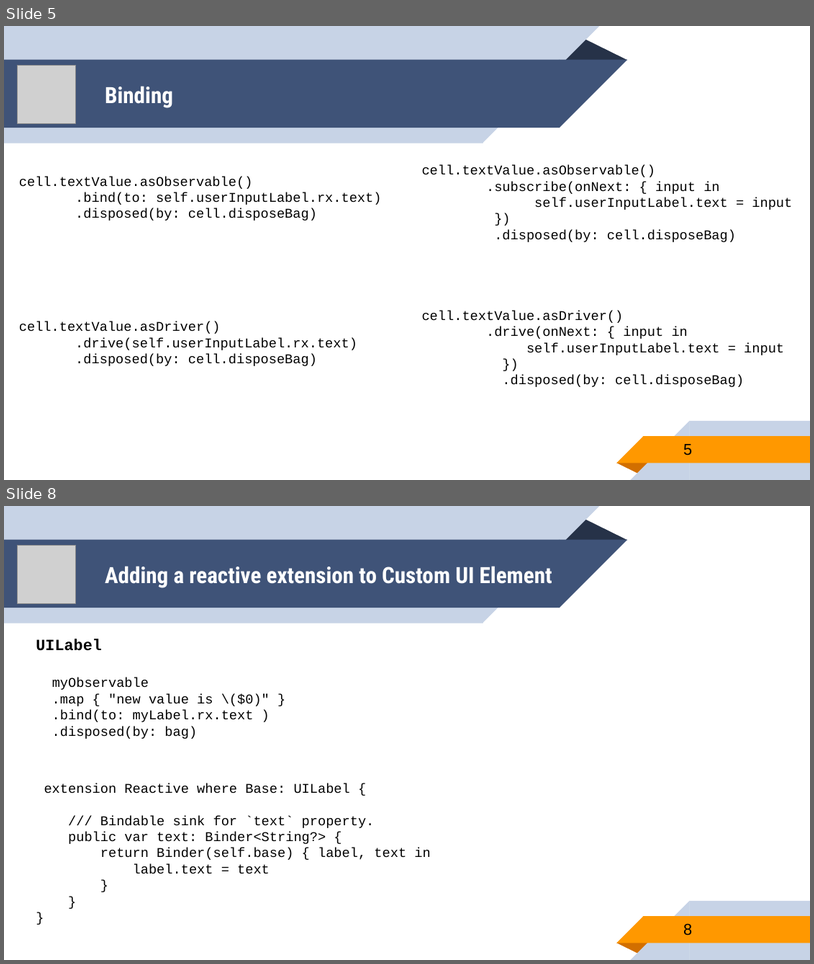
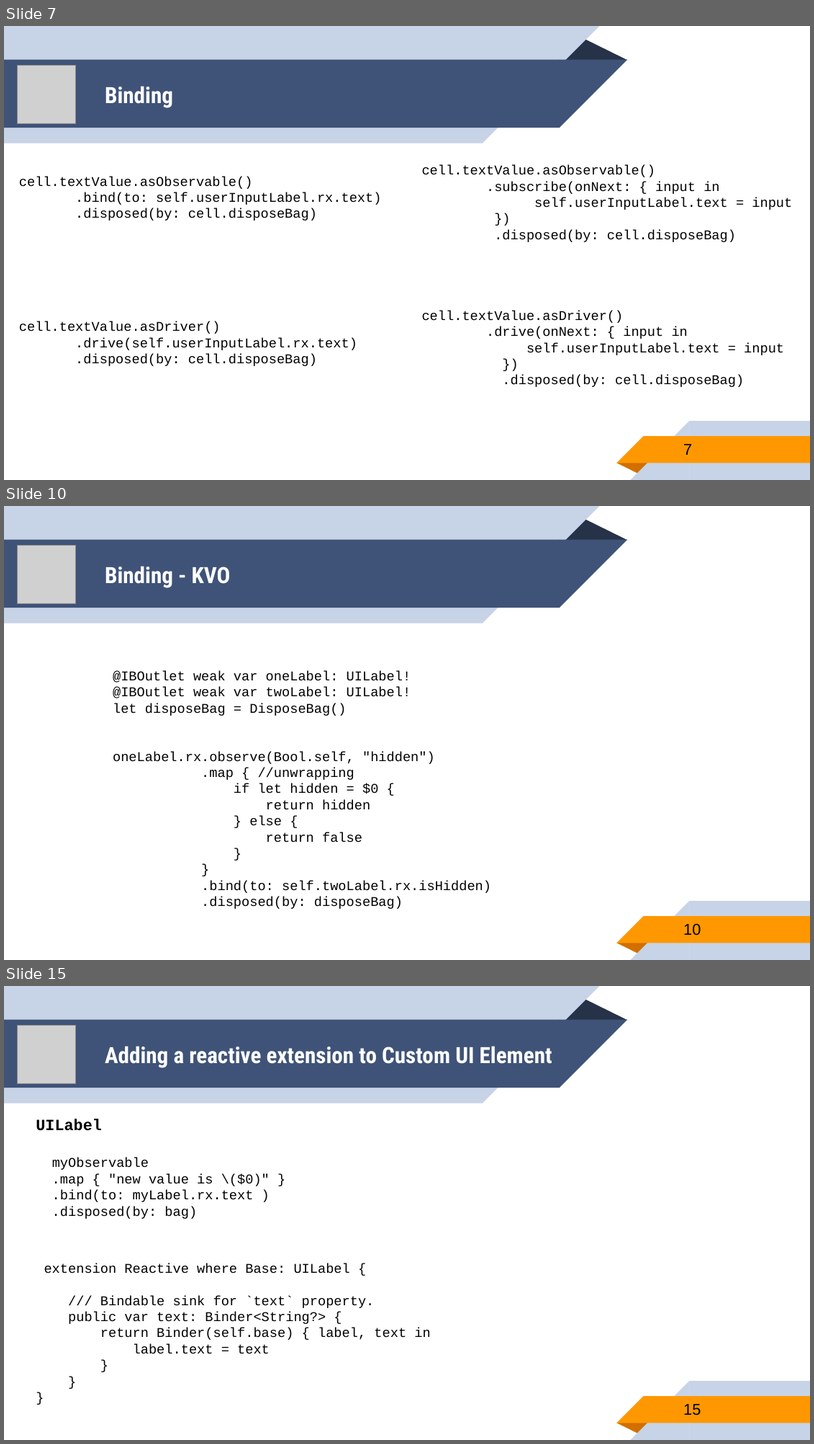
Before and after one commit to younghwankim/RxSwiftClass, a slide deck: AdvancedRxSwift/day4/AdvancedRxSwift4.pptx. Shown one above the other, each under a label of ours: slides 5 and 8 before the commit, slides 7, 10 and 15 after it; the slides between them are not shown. The pictures are 814x964 and 814x1444 pixels, drawn with LibreOffice and Linux fonts; fonts in the diff are those of the drawing; grey boxes stand for pictures. Boxes give left, top, right and bottom in pixels: in the first picture for what was removed or moved away, otherwise in the second. Text is boxed around its words. In the diff, an @@ line names an element or a change of style, - is before the commit and + after.

Commit message:
Advanced RxSwift - more contents in day4, binding

```diff
--- a/AdvancedRxSwift/day4/AdvancedRxSwift4.pptx
+++ b/AdvancedRxSwift/day4/AdvancedRxSwift4.pptx
@@ slide 10 added at <box>4,506,810,960</box>, background #FFFFFF; not listed: 10 template elements that a slide beside it also shows @@
@@ picture added at <box>18,545,77,604</box> @@
@@ title added at <box>105,566,231,588</box>, 20 pt, text #FFFFFF, bold @@
+Binding - KVO
@@ text added at <box>113,671,491,908</box>, 12 pt, text #000000 @@
+@IBOutlet weak var oneLabel: UILabel!
+@IBOutlet weak var twoLabel: UILabel!
+let disposeBag = DisposeBag()
+oneLabel.rx.observe(Bool.self, "hidden")
+.map { //unwrapping
+if let hidden = $0 {
+return hidden
+} else {
+return false
+}
+}
+.bind(to: self.twoLabel.rx.isHidden)
+.disposed(by: disposeBag)
@@ page number added at <box>684,923,701,935</box>, 14 pt, text #000000 @@
+10
@@ what was slide 5 is now slide 7 @@
@@ page number at <box>684,444,692,454</box>: text changed @@
-5
+7
@@ what was slide 8 is now slide 15 @@
@@ page number at <box>684,1404,701,1415</box>: text changed @@
-8
+15
```
Also in this commit, not shown: 4 slides changed, 6 other slides added, 5 other files.
